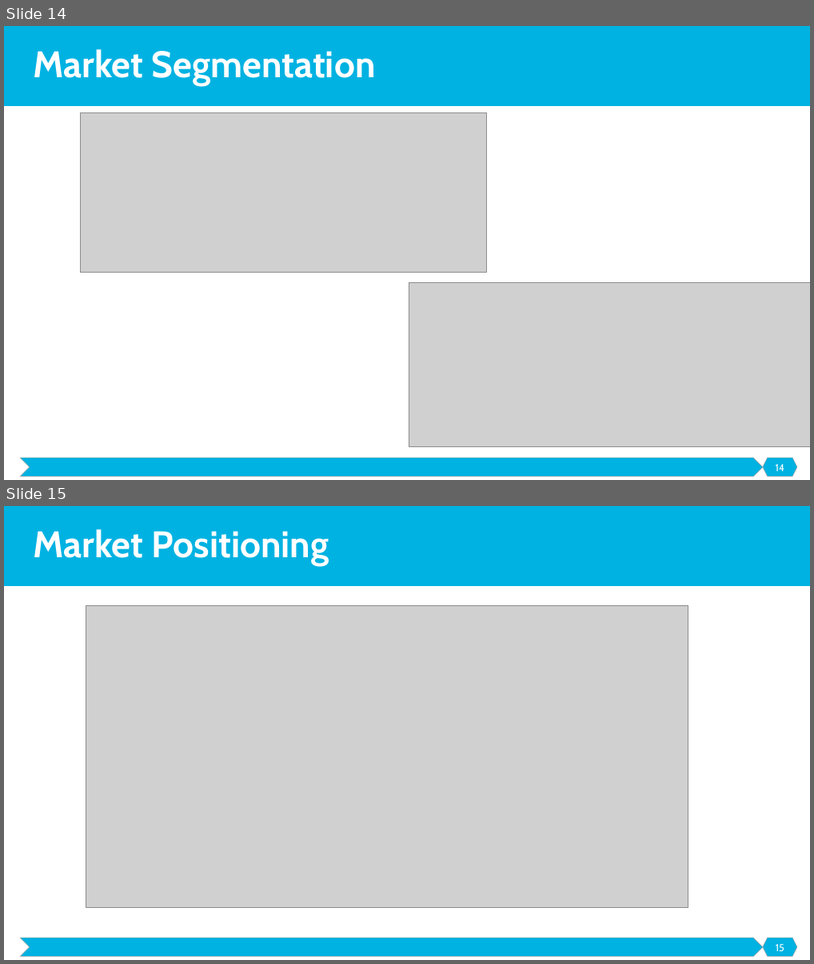
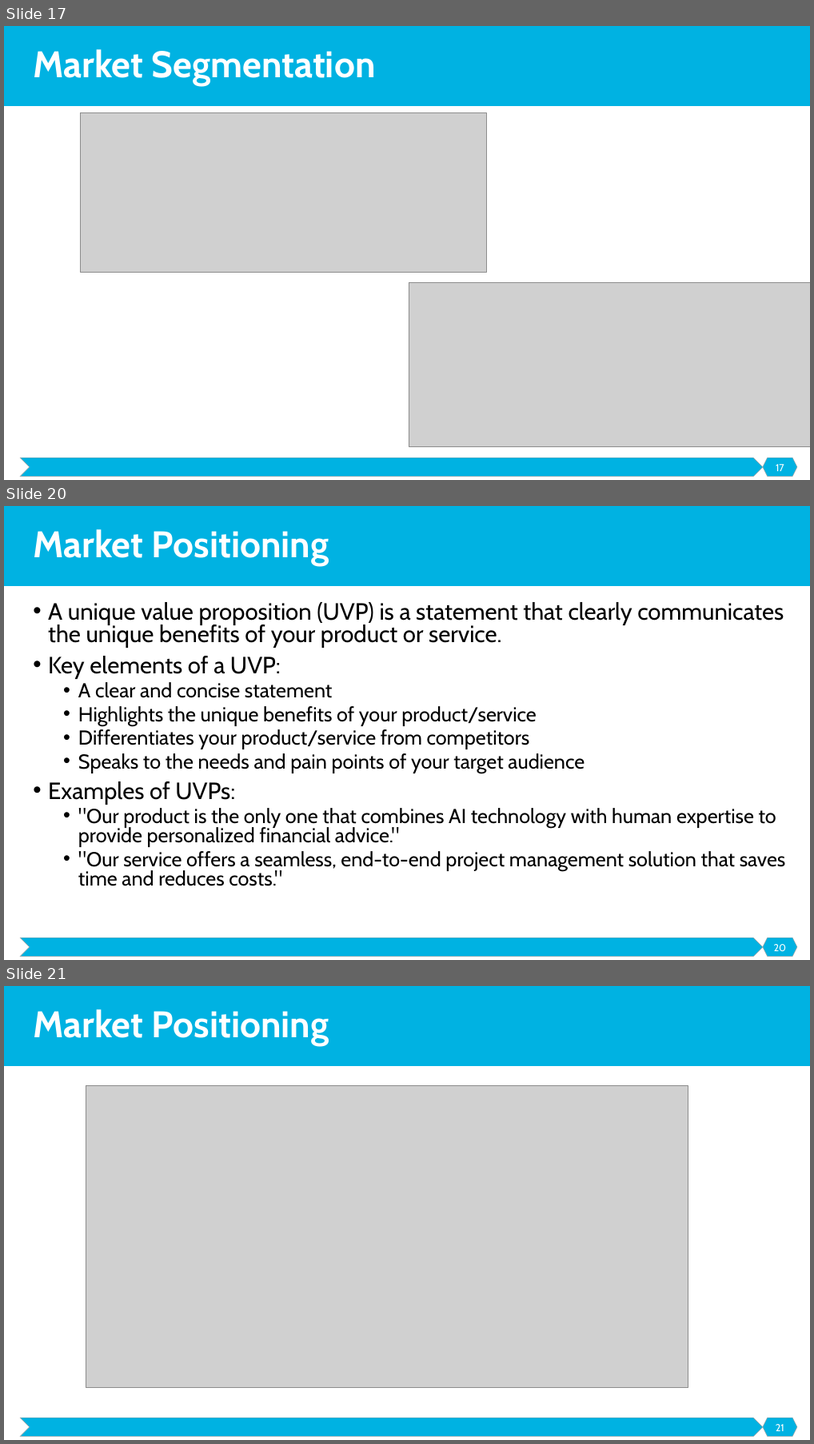
Before and after one commit to malenezi/malenezi, a slide deck: SE495/Lectures/3-Ideation and Design/Ideation and Design.pptx. Shown one above the other, each under a label of ours: slides 14 and 15 before the commit, slides 17, 20 and 21 after it; the slides between them are not shown. The pictures are 814x964 and 814x1444 pixels, drawn with LibreOffice and Linux fonts; fonts in the diff are those of the drawing; grey boxes stand for pictures. Boxes give left, top, right and bottom in pixels: in the first picture for what was removed or moved away, otherwise in the second. Text is boxed around its words. In the diff, an @@ line names an element or a change of style, - is before the commit and + after.

Commit message:
2024

```diff
--- a/SE495/Lectures/3-Ideation and Design/Ideation and Design.pptx
+++ b/SE495/Lectures/3-Ideation and Design/Ideation and Design.pptx
@@ slide 20 added at (4, 506, 810, 960), background #FFFFFF; not listed: 3 template elements that a slide beside it also shows @@
@@ title added at (33, 529, 330, 566), 44 pt, text #FFFFFF, bold @@
+Market Positioning
@@ text added at (48, 602, 786, 886), 24 pt, text #000000 @@
+• A unique value proposition (UVP) is a statement that clearly communicates the unique benefits of your product or service.
+• Key elements of a UVP:
+  • A clear and concise statement
+  • Highlights the unique benefits of your product/service
+  • Differentiates your product/service from competitors
+  • Speaks to the needs and pain points of your target audience
+• Examples of UVPs:
+  • "Our product is the only one that combines AI technology with human expertise to provide personalized financial advice."
+  • "Our service offers a seamless, end-to-end project management solution that saves time and reduces costs."
@@ page number added at (774, 944, 787, 951), 12 pt, text #FFFFFF @@
+20
@@ what was slide 14 is now slide 17 @@
@@ page number at (776, 464, 785, 471): text changed @@
-14
+17
@@ what was slide 15 is now slide 21 @@
@@ page number at (776, 1424, 785, 1431): text changed @@
-15
+21
```
Also in this commit, not shown: 6 other slides added.
